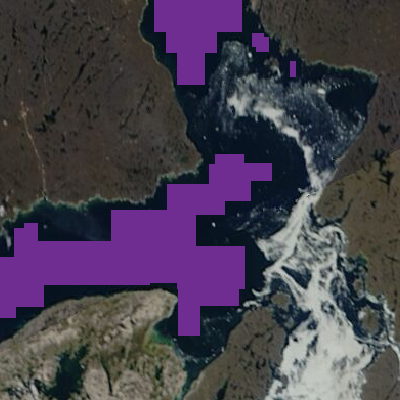
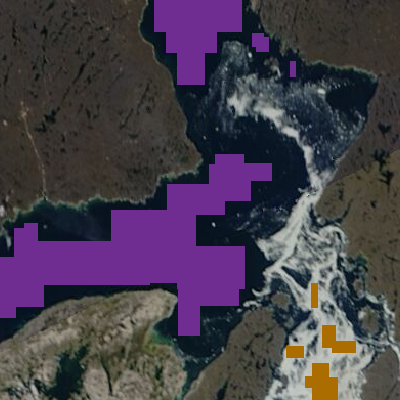
Comparing the layer stacks of the two (400, 400) images. Changes:
added layer "ice samples" (2nd of 2) above "water" over <box>286,283,356,400</box>
